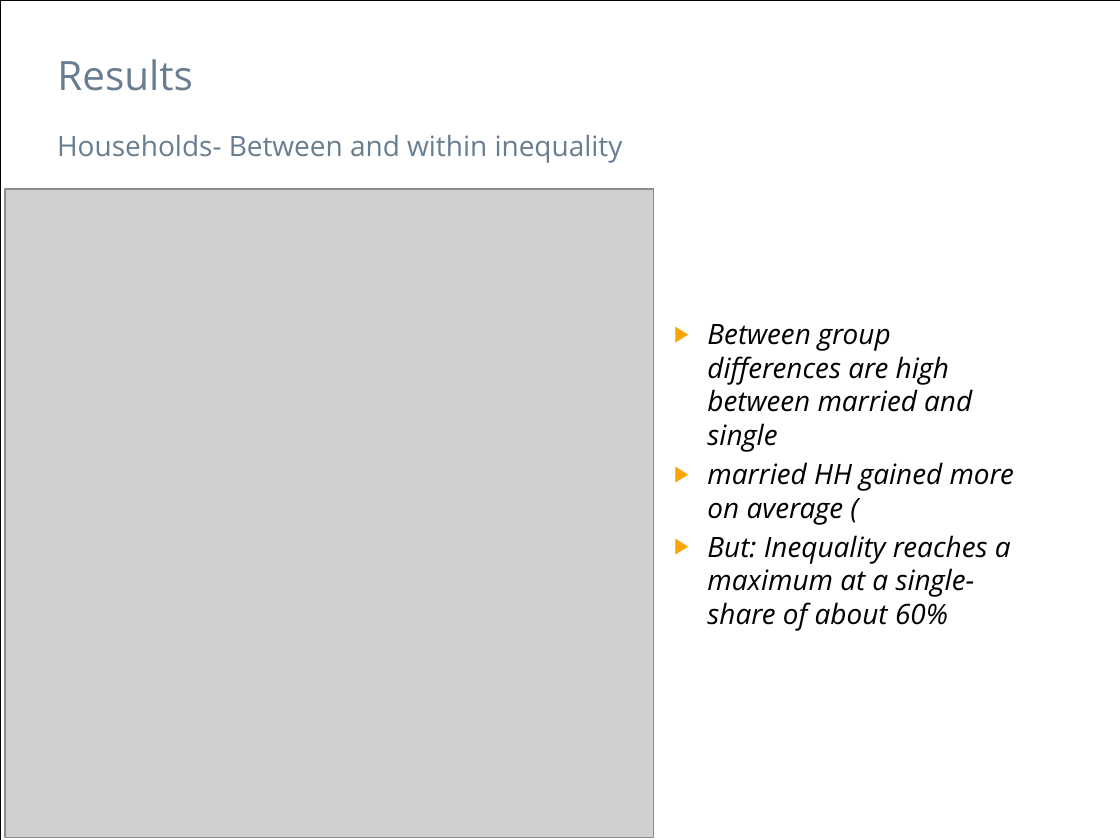
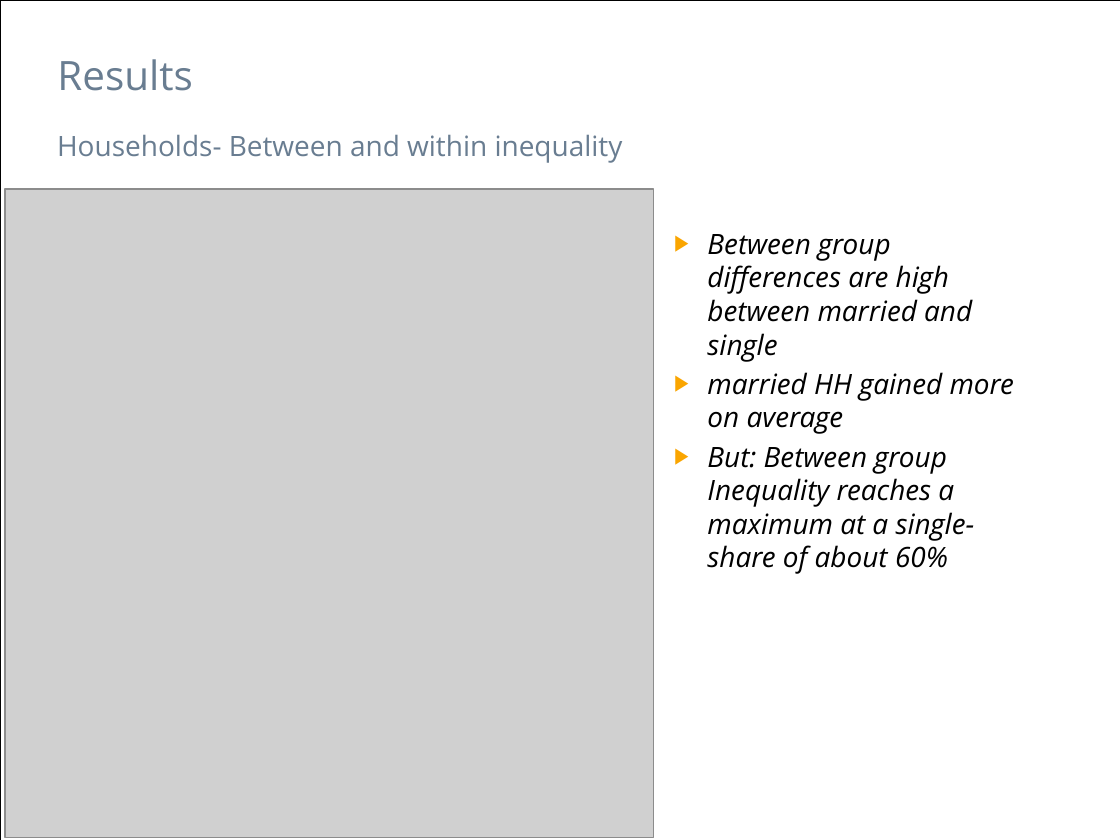
Before and after one commit to hackstutz/neuchatel, a slide deck: slide 10 of presentation/Inequality by Demographic Factors_NoTheory_4.pptx. Drawn at 1120x840 pixels with LibreOffice and Linux fonts; fonts in the diff are those of the drawing; grey boxes stand for pictures. Boxes give left, top, right and bottom in pixels: in the first picture for what was removed or moved away, otherwise in the second. Text is boxed around its words. In the diff, an @@ line names an element or a change of style, - is before the commit and + after.

```diff
--- a/presentation/Inequality by Demographic Factors_NoTheory_4.pptx
+++ b/presentation/Inequality by Demographic Factors_NoTheory_4.pptx
@@ text "Between group differences are high ...": place and size @@
-text "Between group differences are high ..." at [707,324,1014,631]
+text "Between group differences are high ..." at [707,234,1014,574]
@@ text at [707,372,1014,574]: text changed @@
-▶ married HH gained more on average (
-▶ But: Inequality reaches a maximum at a single-share of about 60%
+▶ married HH gained more on average
+▶ But: Between group Inequality reaches a maximum at a single-share of about 60%
```
Also in this commit, not shown: 1 other slide changed, 1 other file.
